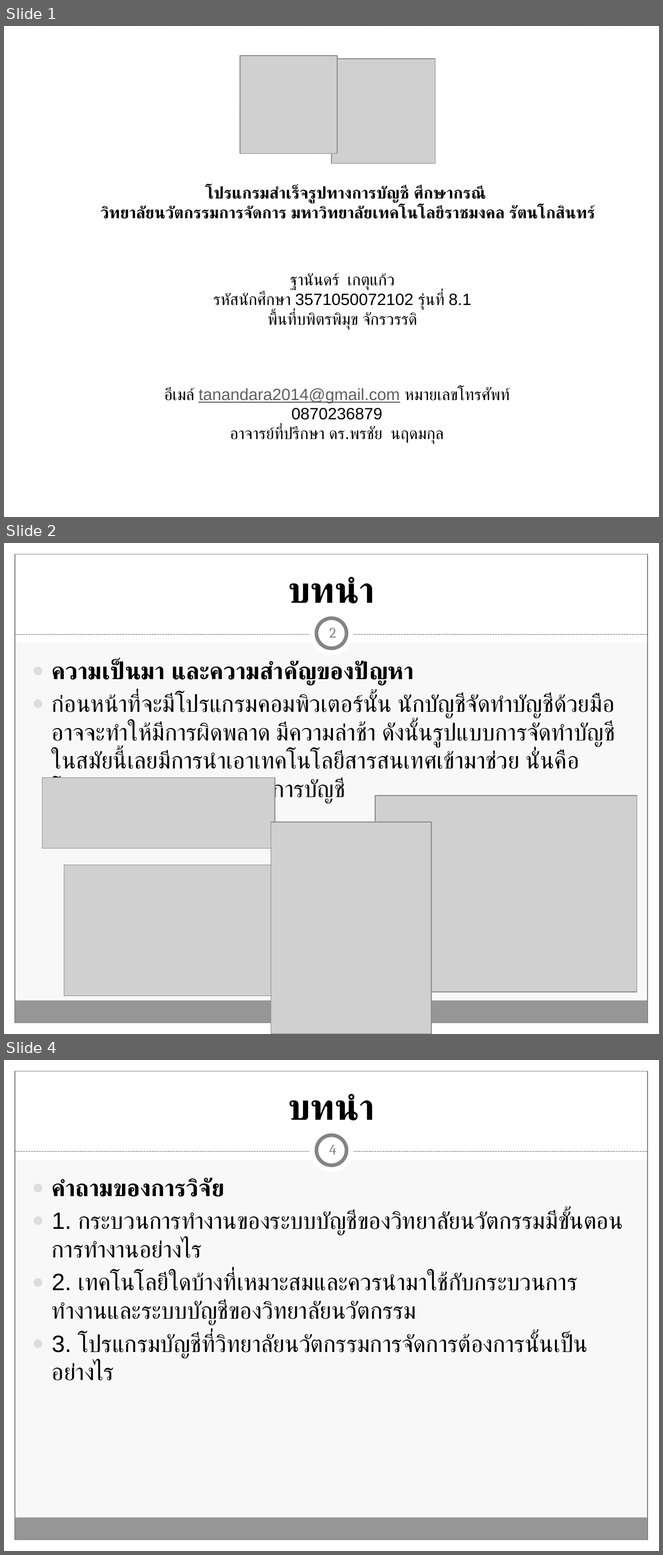
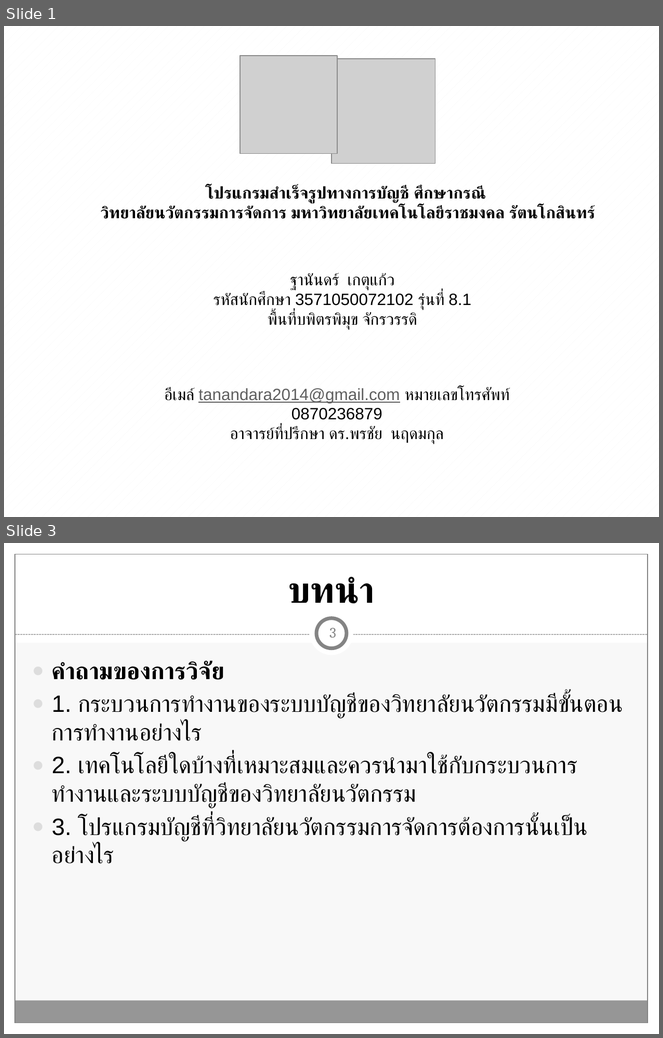
Before and after one commit to Tanandara/research, a slide deck: ฐานันดร์(โปรแกรมบัญชี RCIM)-Workshop (MBA).pptx. Shown one above the other, each under a label of ours: slides 1, 2 and 4 before the commit, slides 1 and 3 after it; the slides between them are not shown. The pictures are 663x1555 and 663x1038 pixels, drawn with LibreOffice and Linux fonts; fonts in the diff are those of the drawing; grey boxes stand for pictures. Boxes give left, top, right and bottom in pixels: in the first picture for what was removed or moved away, otherwise in the second. Text is boxed around its words. In the diff, an @@ line names an element or a change of style, - is before the commit and + after.

```diff
--- a/ฐานันดร์(โปรแกรมบัญชี RCIM)-Workshop (MBA).pptx
+++ b/ฐานันดร์(โปรแกรมบัญชี RCIM)-Workshop (MBA).pptx
@@ slide 2 removed at box(4, 543, 659, 1034), background #F8F8F8; not listed: 9 template elements that a slide beside it also shows @@
@@ title removed at box(288, 577, 375, 604) @@
-บทนำ
@@ page number removed at box(330, 628, 336, 638) @@
-2
@@ text removed at box(52, 661, 615, 805) @@
-● ความเป็นมา และความสำคัญของปัญหา
-● ก่อนหน้าที่จะมีโปรแกรมคอมพิวเตอร์นั้น นักบัญชีจัดทำบัญชีด้วยมือ อาจจะทำให้มีการผิดพลาด มีความล่าช้า ดังนั้นรูปแบบการจัดทำบัญชีในสมัยนี้เลยมีการนำเอาเทคโนโลยีสารสนเทศเข้ามาช่วย นั่นคือโปรแกรมคอมพิวเตอร์ทางการบัญชี
@@ picture removed at box(42, 778, 274, 848) @@
@@ picture removed at box(375, 796, 637, 992) @@
@@ picture removed at box(271, 822, 431, 1034) @@
@@ picture removed at box(64, 865, 292, 996) @@
@@ what was slide 4 is now slide 3 @@
@@ page number at box(330, 628, 336, 638): text changed @@
-4
+3
```
Also in this commit, not shown: 6 slides changed, 8 other slides removed, 1 other file.
